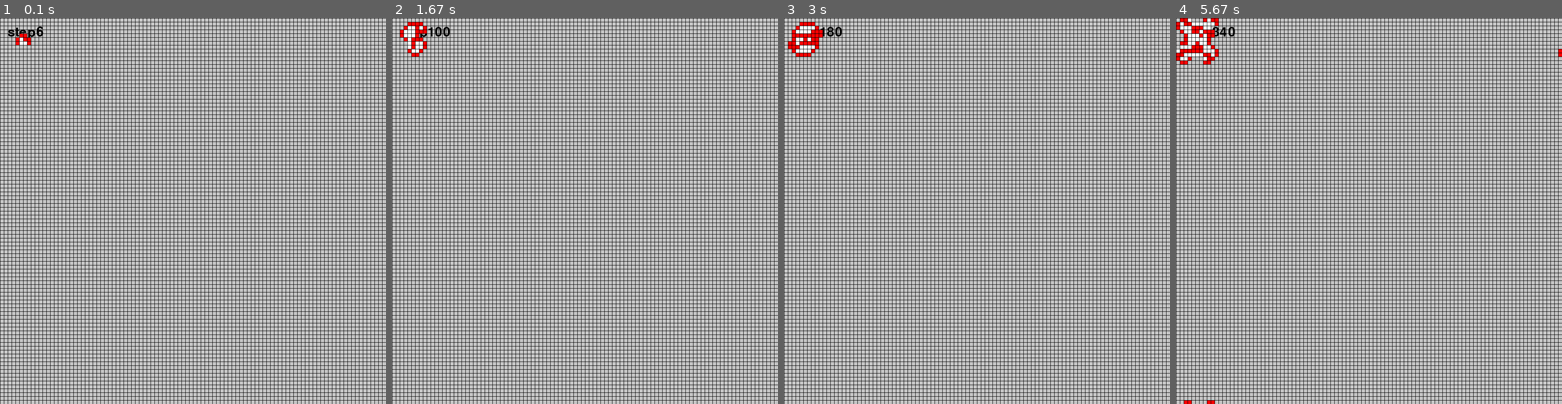
Above: before the commit, frames 1-4 (left to right).
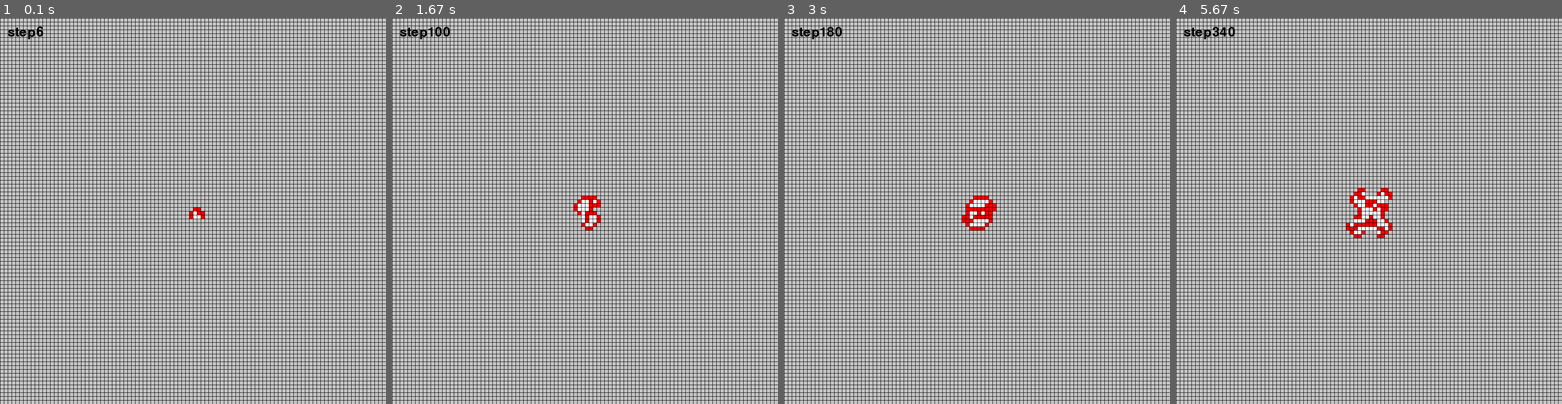
Above: after the commit, the same moments.

Repository: agmui/random_stuff
Game: pygame game, started from Langtons_ant/Langtons_ant.py
Two runs of this game, one before a commit and one after it. Both use one fixed random seed, a clock stepped at 60 frames per second and the inputs below.
Inputs:
- Up to frame 1 (0.1 s): no input
- Up to frame 2 (1.67 s): no input
- Up to frame 3 (3 s): no input
- Up to frame 4 (5.67 s): no input

The runs differ from the first frame. In frame 1, 0.2% of the frame differs, in the area x 4-53%, y 4-52%; in frame 2, 0.7%; in frame 3, 0.9%; in frame 4, 1.7%, in the area x 0-100%, y 0-100%.

Commit message:
added images

Diff:
--- a/Langtons_ant/Langtons_Ant_code.py
+++ b/Langtons_ant/Langtons_Ant_code.py
@@ -1,7 +1,7 @@
 #import numpy as np
 
 grid = [[0] * 100 for i in range(100)]
-x, y = 5, 5
+x, y = 50, 50
 direction = "N"
 none = 0
 red = 1
@@ -87,6 +87,6 @@
 
 for i in range(12):
     ant()
-    print()
-    for i in range(100):
-        print(grid[i])
+    # print()
+    # for i in range(100):
+    #     print(grid[i])
--- a/Langtons_ant/Langton's ant.py
+++ b/Langtons_ant/Langtons_ant.py
@@ -1,6 +1,6 @@
 import pygame
 import time
-import numpy as np
+# import numpy as np
 import Langtons_Ant_code
 
 pygame.init()
Binary file added: Langtons_ant/Langtons_ant_demo.png
Not shown, added: Langtons_ant/README.md
Not shown, added: boids/better_birbs/README.md
Binary file added: boids/better_birbs/boids_demo.png
Not shown, changed: boids/first_attempt/README.md
Not shown, changed: requirements.txt
